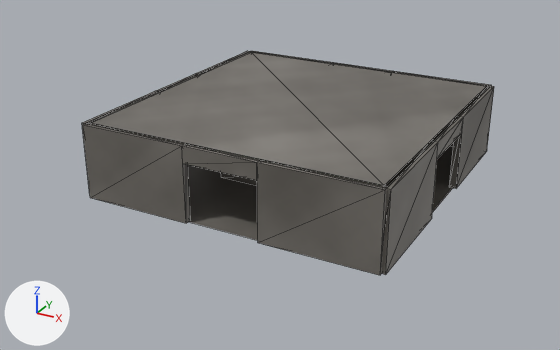
The COLLADA model games/jungle_troll_tribes/meshes/omwdg/cave_room_i.dae, before and after one commit.
One viewpoint serves both versions: a 50 mm lens placed at (1153.0, -2254.0, 1097.0), pointed at (-41.0, -81.0, 11.0). Lighting does not change. The marker at lower left points along +X, +Y and +Z. The picture after the commit comes second. Mesh edges are drawn as thin lines.
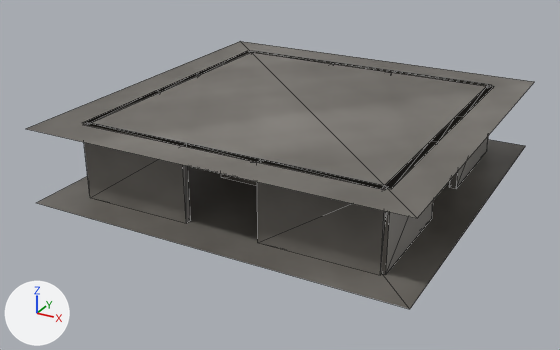
Pixel boxes [x1, y1, x2, y2] of what changed, in the pictures (560 x 350 px):
'Plane.001', reshaped (27% wider, 30% taller): before [87, 52, 488, 188]; after [26, 41, 534, 218]
'Plane', reshaped: before [188, 146, 453, 240]; after [37, 139, 525, 309]
'Cube.001', unchanged, covered by the edit: before [450, 85, 494, 188]; after [450, 86, 494, 188]
'Cube.011', unchanged, covered by the edit: before [182, 143, 259, 180]; after [183, 143, 258, 162]

What the commit changed:
me_plane_017 is used by ob_plane_001; location (0.0, 0.0, 0.0).
me_plane_017 had 4 vertices, 2 faces and spanned x -512.0..512.0, y -512.0..512.0, z 256.0.
me_plane_017 now has 4 vertices, 2 faces and spans x -640.0..640.0, y -640.0..640.0, z 256.0.
Part 1, on me_plane_017:
Vertex 0 of me_plane_017 moves from (-512.0, -512.0, 256.0) at pixel (84, 123) to (-640.0, -640.0, 256.0) at pixel (25, 128).
Vertex 1 of me_plane_017 moves from (512.0, -512.0, 256.0) at pixel (386, 188) to (640.0, -640.0, 256.0) at pixel (417, 218).
Vertex 2 of me_plane_017 moves from (-512.0, 512.0, 256.0) at pixel (250, 51) to (-640.0, 640.0, 256.0) at pixel (240, 41).
Vertex 3 of me_plane_017 moves from (512.0, 512.0, 256.0) at pixel (491, 85) to (640.0, 640.0, 256.0) at pixel (534, 81).
me_plane_016 is used by ob_plane; location (0.0, 0.0, 0.0).
me_plane_016 had 4 vertices, 2 faces and spanned x -512.0..512.0, y -512.0..512.0, z 0.0.
me_plane_016 now has 4 vertices, 2 faces and spans x -640.0..640.0, y -640.0..640.0, z 0.0.
Part 2, on me_plane_016:
Vertex 0 of me_plane_016 moves from (-512.0, -512.0, 0.0) to (-640.0, -640.0, 0.0) at pixel (35, 202).
Vertex 1 of me_plane_016 moves from (512.0, -512.0, 0.0) at pixel (381, 273) to (640.0, -640.0, 0.0) at pixel (409, 309).
Vertex 2 of me_plane_016 moves from (-512.0, 512.0, 0.0) to (-640.0, 640.0, 0.0).
Vertex 3 of me_plane_016 moves from (512.0, 512.0, 0.0) to (640.0, 640.0, 0.0) at pixel (525, 145).
